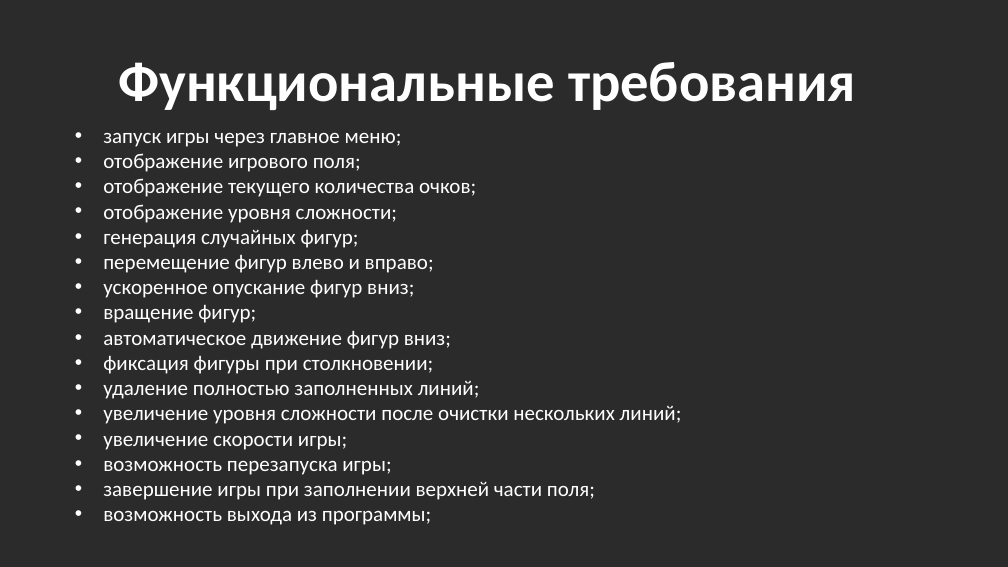
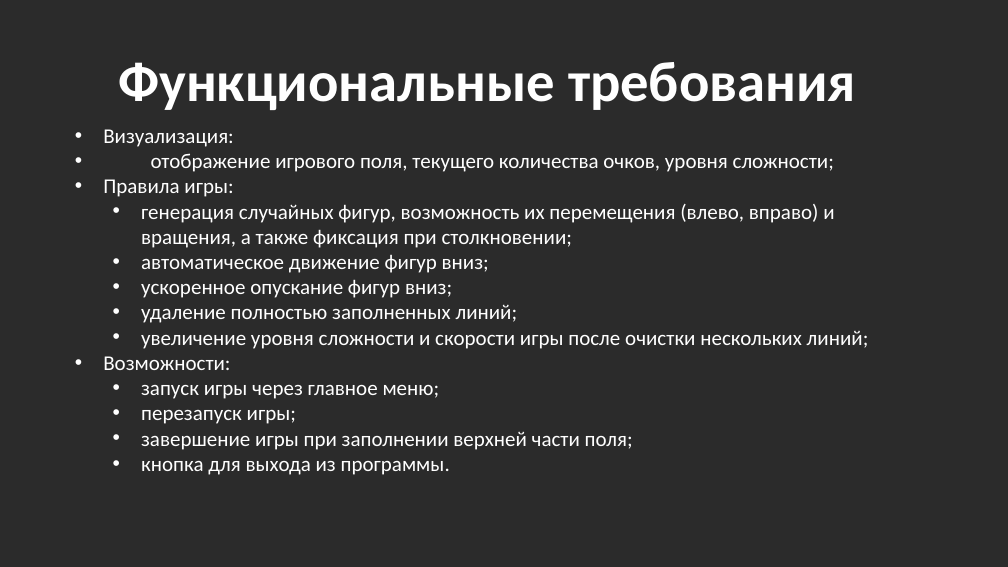
Before and after one commit to Teymur-44/Tetris, a slide deck: slide 4 of проект3.pptx. Drawn at 1008x567 pixels with LibreOffice and Linux fonts; fonts in the diff are those of the drawing; background and template pictures are left out; a plain dark background stands for a picture behind light text. Boxes give left, top, right and bottom in pixels: in the first picture for what was removed or moved away, otherwise in the second. Text is boxed around its words. In the diff, an @@ line names an element or a change of style, - is before the commit and + after.

```diff
--- a/проект3.pptx
+++ b/проект3.pptx
@@ text at [103,129,869,370]: paragraphs added @@
+• Визуализация:
+• отображение игрового поля, текущего количества очков, уровня сложности;
+• Правила игры:
+  • генерация случайных фигур, возможность их перемещения (влево, вправо) и вращения, а также фиксация при столкновении;
+  • автоматическое движение фигур вниз;
+  • ускоренное опускание фигур вниз;
+  • удаление полностью заполненных линий;
+  • увеличение уровня сложности и скорости игры после очистки нескольких линий;
+• Возможности:
@@ text at [141,385,633,450]: list level 1 to 2 in "запуск игры через главное меню;"; list level 1 to 2 in "завершение игры при заполнении верхней ..." @@
@@ text at [141,410,296,424]: text changed @@
-• отображение игрового поля;
-• отображение текущего количества очков;
-• отображение уровня сложности;
-• генерация случайных фигур;
-• перемещение фигур влево и вправо;
-• ускоренное опускание фигур вниз;
-• вращение фигур;
-• автоматическое движение фигур вниз;
-• фиксация фигуры при столкновении;
-• удаление полностью заполненных линий;
-• увеличение уровня сложности после очистки нескольких линий;
-• увеличение скорости игры;
-• возможность перезапуска игры;
+  • перезапуск игры;
@@ text at [141,461,450,475]: text changed @@
-• возможность выхода из программы;
+  • кнопка для выхода из программы.
```
Also in this commit, not shown: 2 other slides changed.
